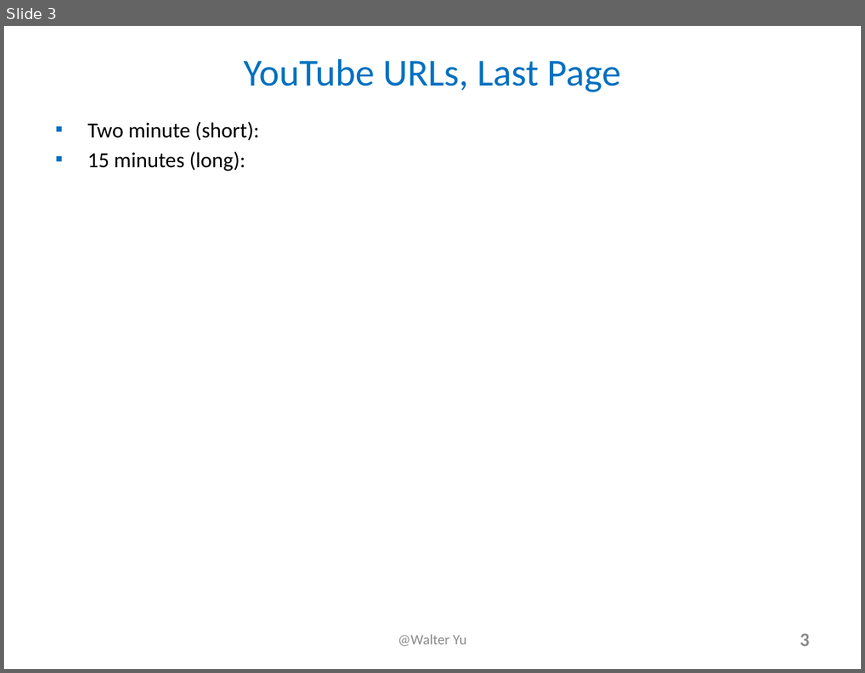
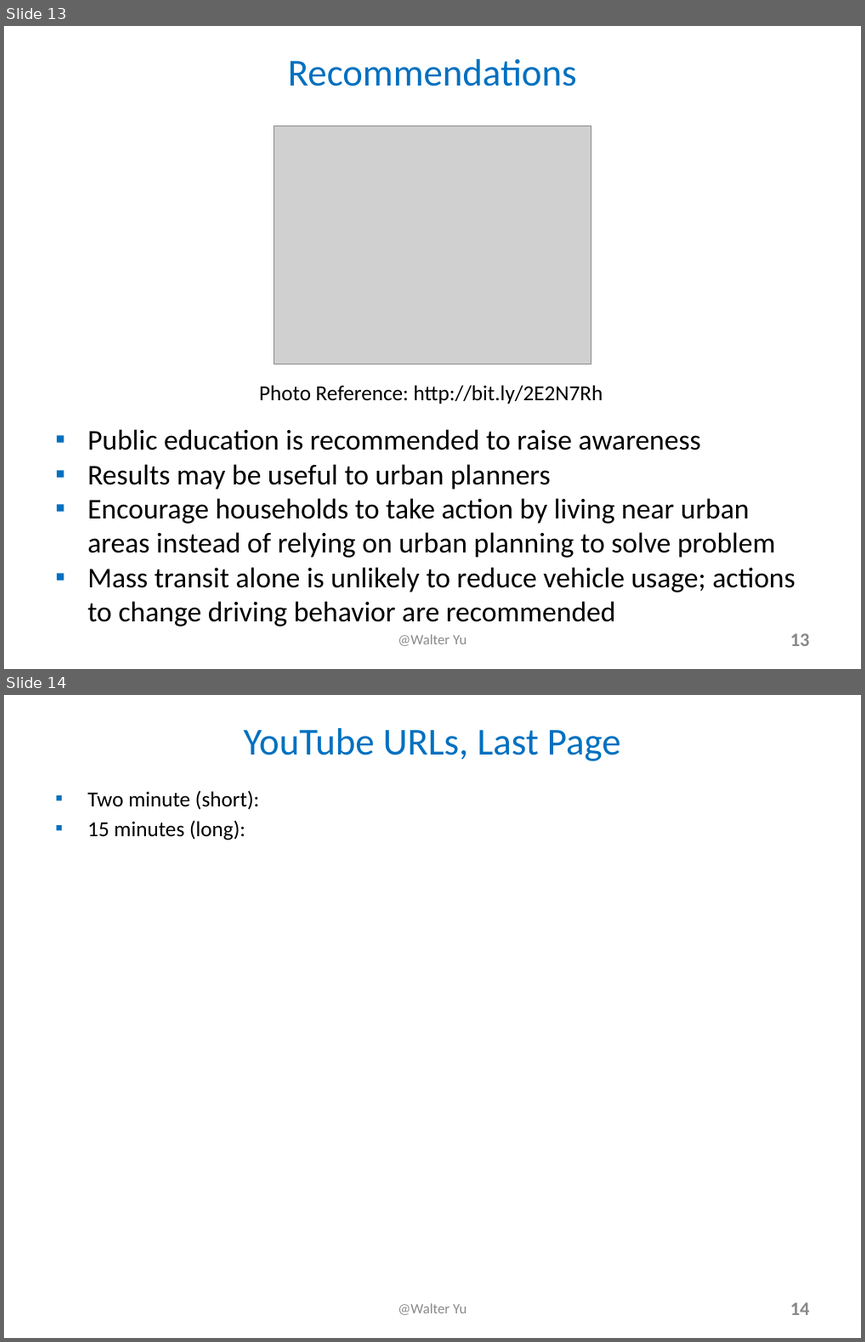
Before and after one commit to walteryu/e63-final, a slide deck: presentation/FinalProjectSlides_e63_2018_WY.pptx. Shown one above the other, each under a label of ours: slide 3 before the commit, slides 13 and 14 after it. The pictures are 865x673 and 865x1342 pixels, drawn with LibreOffice and Linux fonts; fonts in the diff are those of the drawing; grey boxes stand for pictures. Boxes give left, top, right and bottom in pixels: in the first picture for what was removed or moved away, otherwise in the second. Text is boxed around its words. In the diff, an @@ line names an element or a change of style, - is before the commit and + after.

```diff
--- a/presentation/FinalProjectSlides_e63_2018_WY.pptx
+++ b/presentation/FinalProjectSlides_e63_2018_WY.pptx
@@ slide 13 added at (4,26,861,669), background #FFFFFF @@
@@ title added at (288,59,577,86), 32 pt, text #0070C0 @@
+Recommendations
@@ picture added at (274,126,591,364) @@
@@ text added at (259,385,603,403), 18 pt, text #000000 @@
+Photo Reference: http://bit.ly/2E2N7Rh
@@ text added at (87,429,795,626), 24 pt, text #000000 @@
+▪ Public education is recommended to raise awareness
+▪ Results may be useful to urban planners
+▪ Encourage households to take action by living near urban areas instead of relying on urban planning to solve problem
+▪ Mass transit alone is unlikely to reduce vehicle usage; actions to change driving behavior are recommended
@@ text added at (398,634,466,646), 12 pt, text #898989 @@
+@Walter Yu
@@ page number added at (790,633,810,646), 16 pt, text #888888, bold @@
+13
@@ what was slide 3 is now slide 14 @@
@@ page number at (790,1302,810,1315): text changed @@
-3
+14
```
Also in this commit, not shown: 2 slides changed, 10 other slides added.
